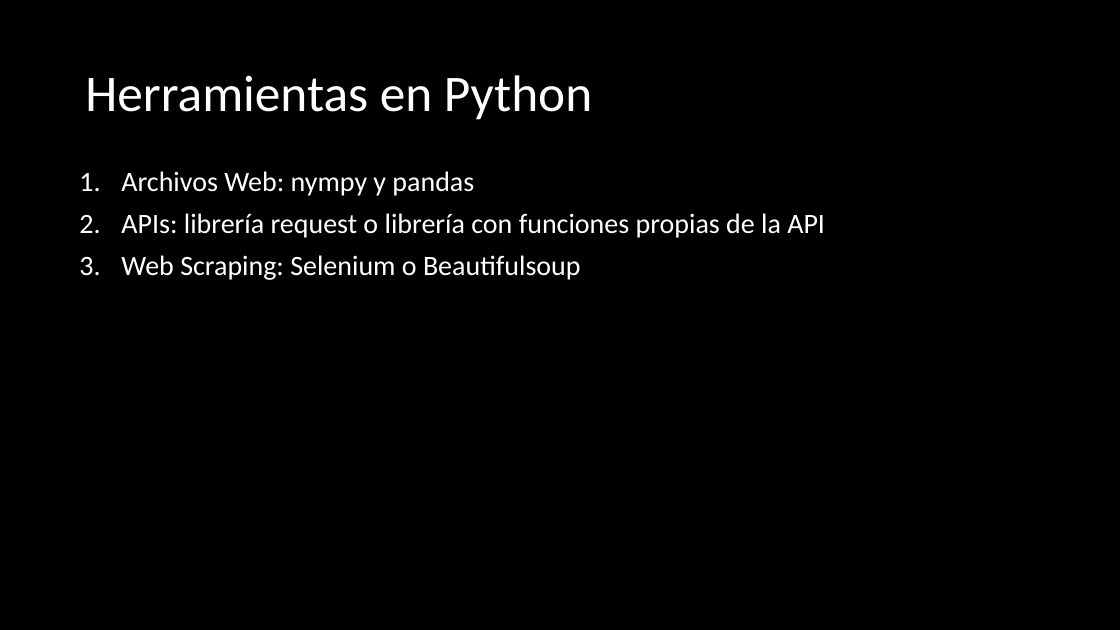
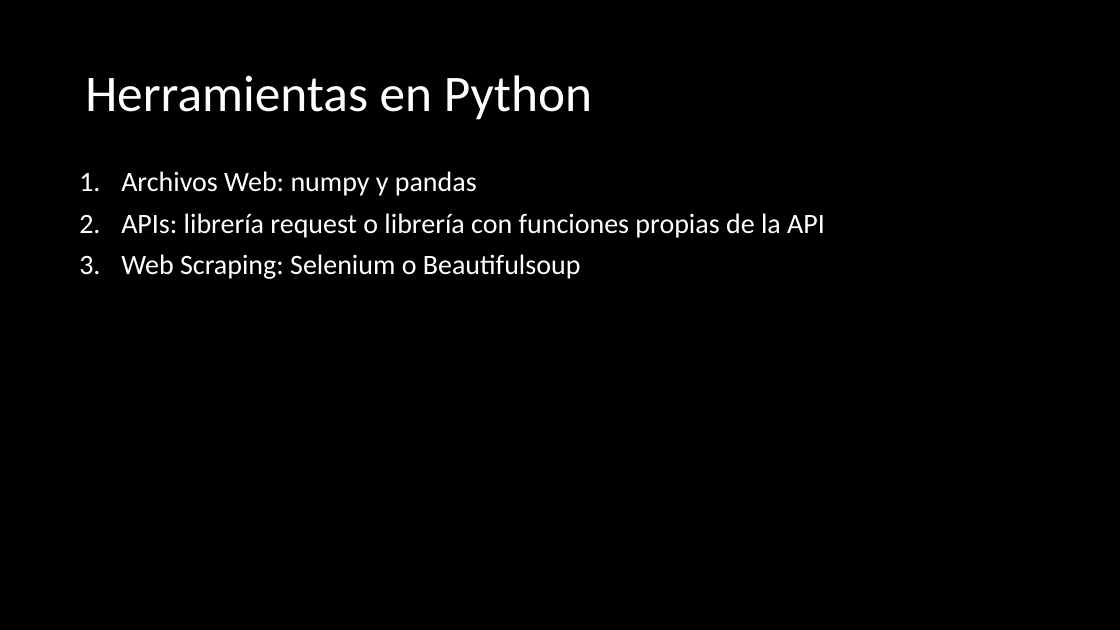
Before and after one commit to isotomor/DSPT_TBS_SVL_0922, a slide deck: slide 14 of 2-Data Analytics/5-Sources/2 - Web/Teoría/Python - Web.pptx. Drawn at 1120x630 pixels with LibreOffice and Linux fonts; fonts in the diff are those of the drawing. Boxes give left, top, right and bottom in pixels: in the first picture for what was removed or moved away, otherwise in the second. Text is boxed around its words. In the diff, an @@ line names an element or a change of style, - is before the commit and + after.

```diff
--- a/2-Data Analytics/5-Sources/2 - Web/Teoría/Python - Web.pptx
+++ b/2-Data Analytics/5-Sources/2 - Web/Teoría/Python - Web.pptx
@@ text at bbox=[121, 171, 477, 196]: text changed @@
-1. Archivos Web: nympy y pandas
+1. Archivos Web: numpy y pandas
```
Also in this commit, not shown: 6 other slides changed, 3 other files.
